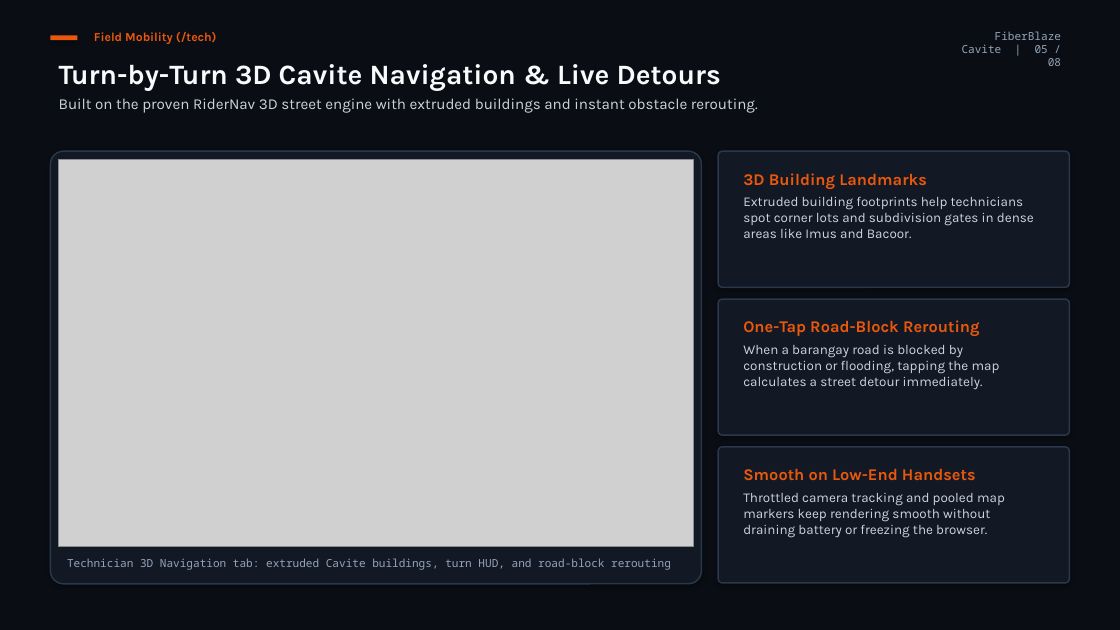
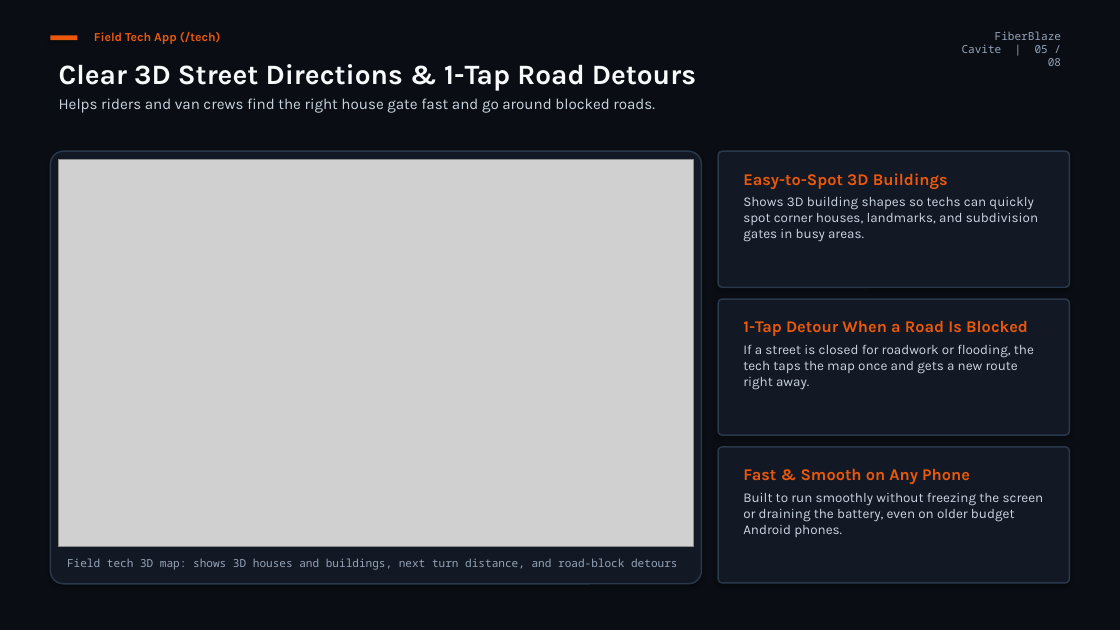
Before and after one commit to 4xachi/wfm, a slide deck: slide 5 of FiberBlaze_Cavite_WFM_Executive_Board_Presentation.pptx. Drawn at 1120x630 pixels with LibreOffice and Linux fonts; fonts in the diff are those of the drawing; grey boxes stand for pictures. Boxes give left, top, right and bottom in pixels: in the first picture for what was removed or moved away, otherwise in the second. Text is boxed around its words. In the diff, an @@ line names an element or a change of style, - is before the commit and + after.

```diff
--- a/FiberBlaze_Cavite_WFM_Executive_Board_Presentation.pptx
+++ b/FiberBlaze_Cavite_WFM_Executive_Board_Presentation.pptx
@@ text at bbox=[94, 32, 221, 44]: text changed @@
-Field Mobility (/tech)
+Field Tech App (/tech)
@@ text at bbox=[59, 64, 696, 113]: text changed @@
-Turn-by-Turn 3D Cavite Navigation & Live Detours
-Built on the proven RiderNav 3D street engine with extruded buildings and instant obstacle rerouting.
+Clear 3D Street Directions & 1-Tap Road Detours
+Helps riders and van crews find the right house gate fast and go around blocked roads.
@@ text at bbox=[743, 173, 1038, 242]: text changed @@
-3D Building Landmarks
-Extruded building footprints help technicians spot corner lots and subdivision gates in dense areas like Imus and Bacoor.
+Easy-to-Spot 3D Buildings
+Shows 3D building shapes so techs can quickly spot corner houses, landmarks, and subdivision gates in busy areas.
@@ text at bbox=[743, 320, 1034, 390]: text changed @@
-One-Tap Road-Block Rerouting
-When a barangay road is blocked by construction or flooding, tapping the map calculates a street detour immediately.
+1-Tap Detour When a Road Is Blocked
+If a street is closed for roadwork or flooding, the tech taps the map once and gets a new route right away.
@@ text at bbox=[743, 468, 1044, 537]: text changed @@
-Smooth on Low-End Handsets
-Throttled camera tracking and pooled map markers keep rendering smooth without draining battery or freezing the browser.
+Fast & Smooth on Any Phone
+Built to run smoothly without freezing the screen or draining the battery, even on older budget Android phones.
@@ text at bbox=[67, 558, 677, 570]: text changed @@
-Technician 3D Navigation tab: extruded Cavite buildings, turn HUD, and road-block rerouting
+Field tech 3D map: shows 3D houses and buildings, next turn distance, and road-block detours
```
Also in this commit, not shown: 7 other slides changed, 1 other file.
